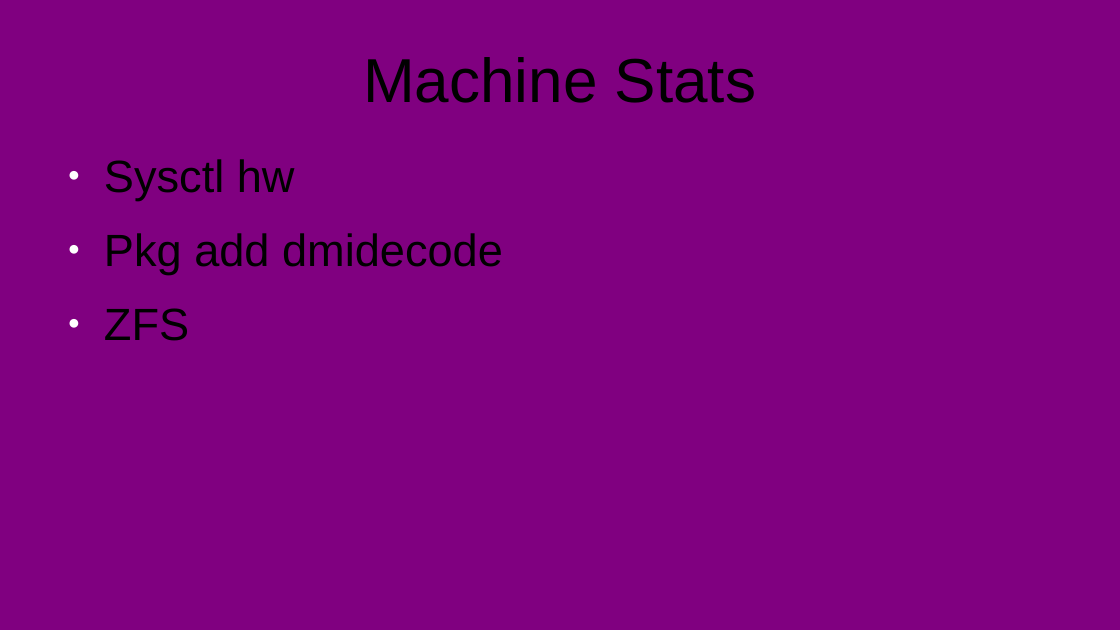
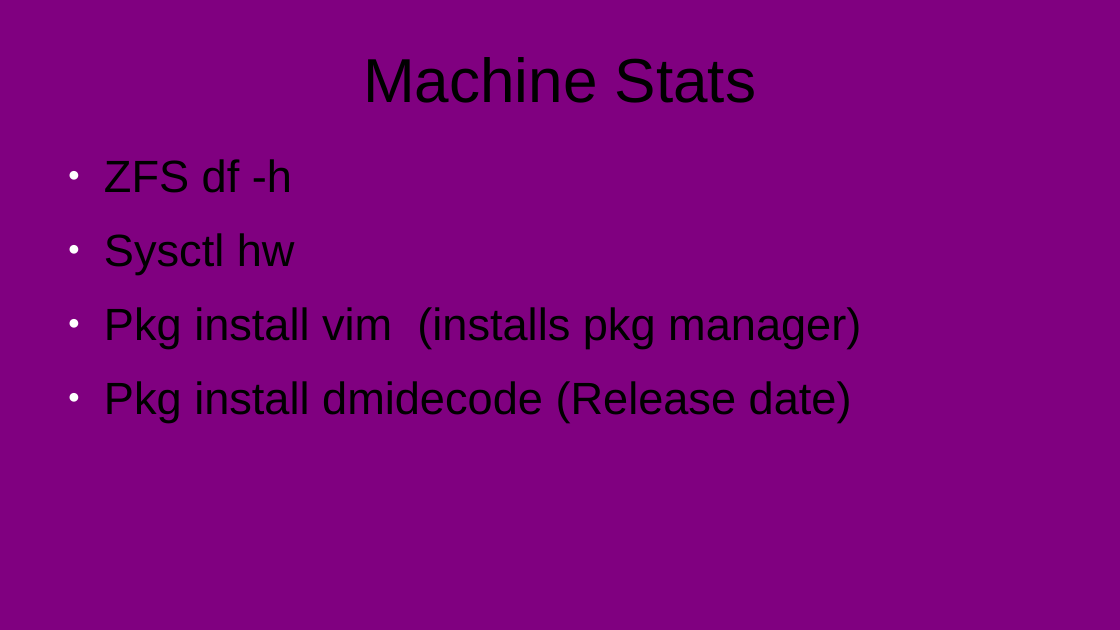
Before and after one commit to stevemac321/snippets, a slide deck: slide 2 of FreeBSD-Drop/Desktop/FreeBSD.pptx. Drawn at 1120x630 pixels with LibreOffice and Linux fonts; fonts in the diff are those of the drawing. Boxes give left, top, right and bottom in pixels: in the first picture for what was removed or moved away, otherwise in the second. Text is boxed around its words. In the diff, an @@ line names an element or a change of style, - is before the commit and + after.

```diff
--- a/FreeBSD-Drop/Desktop/FreeBSD.pptx
+++ b/FreeBSD-Drop/Desktop/FreeBSD.pptx
@@ text at [104,159,292,193]: paragraph added @@
+● ZFS df -h
@@ text at [104,307,861,423]: text changed @@
-● Pkg add dmidecode
-● ZFS
+● Pkg install vim (installs pkg manager)
+● Pkg install dmidecode (Release date)
```
Also in this commit, not shown: 3 other slides changed.
